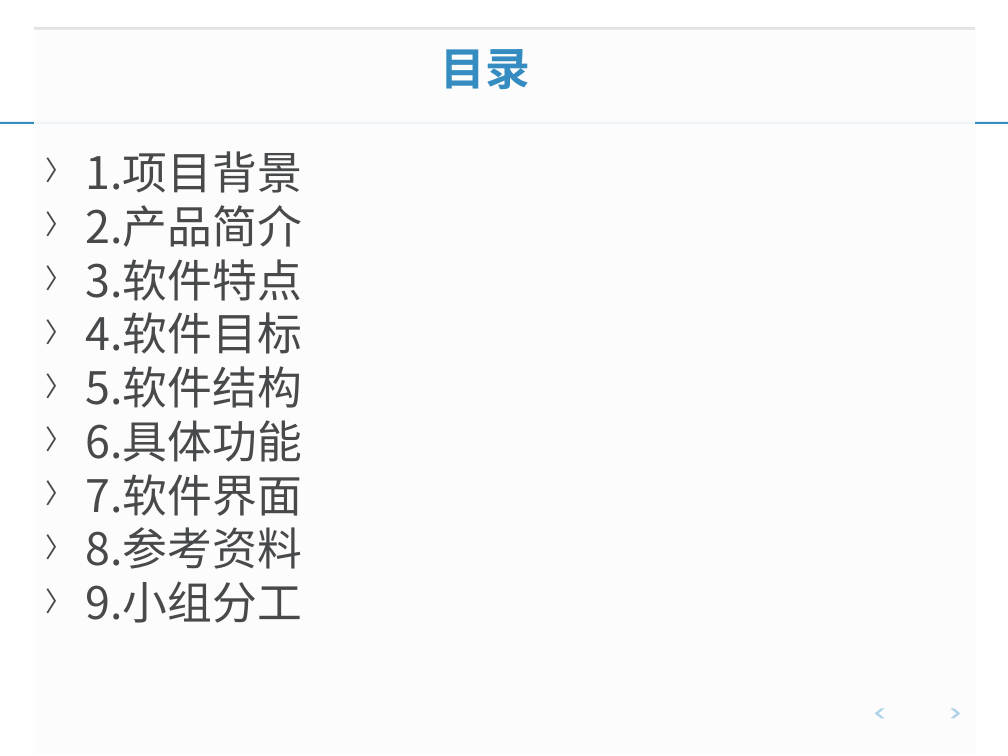
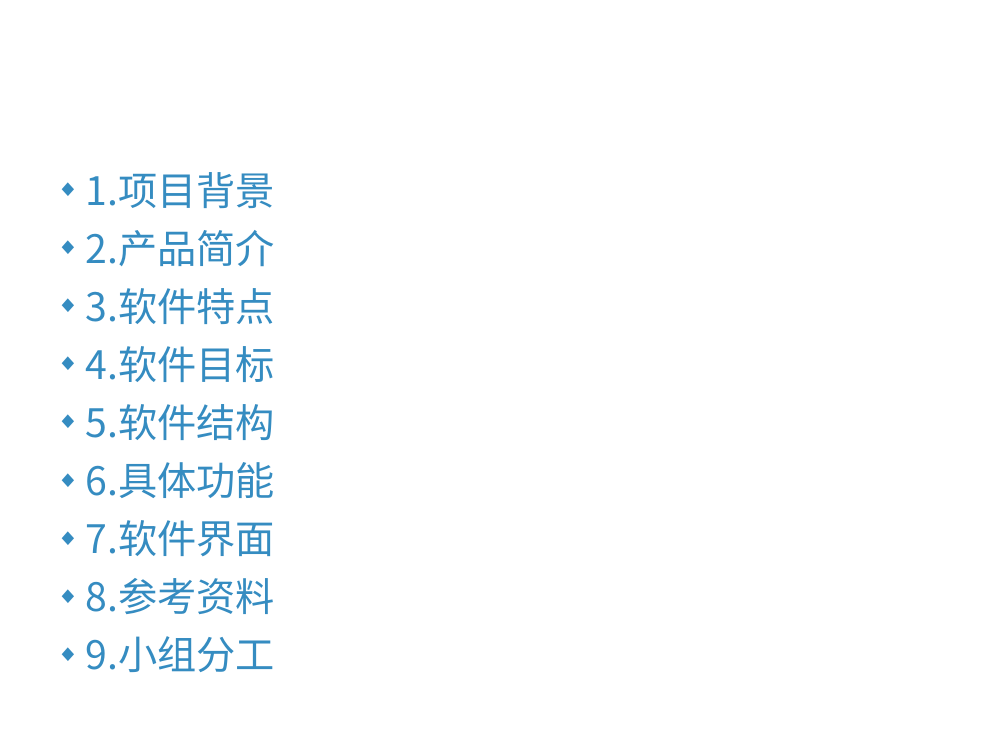
Before and after one commit to tzy502/test, a slide deck: slide 2 of G07项目介绍.ppt. Drawn at 1008x756 pixels with LibreOffice and Linux fonts; fonts in the diff are those of the drawing; background and template pictures are left out. Boxes give left, top, right and bottom in pixels: in the first picture for what was removed or moved away, otherwise in the second. Text is boxed around its words. In the diff, an @@ line names an element or a change of style, - is before the commit and + after.

```diff
--- a/G07项目介绍.ppt
+++ b/G07项目介绍.ppt
@@ title "目录": place and size @@
-title "目录" at (440,49,530,89)
+title "目录" at (93,0,879,82)
@@ title "目录" at (93,0,879,82): font Arial to Noto Sans CJK SC, text colour #358CC1 to #FFFFFF @@
@@ rectangle removed at (34,30,974,756) @@
@@ line removed from (0, 123) to (1008, 123) @@
@@ text "1.项目背景": place and size @@
-text "1.项目背景" at (85,151,302,623)
+text "1.项目背景" at (85,172,274,672)
@@ text "1.项目背景" at (85,172,274,672): size 32 to 28 pt, text colour #47494B to #358CC1; bullet 〉 to ◆; line spacing 1 to 1.1; more space between paragraphs; bullet colour #47494B to #358CC1 @@
@@ freeform shape removed at (875,709,885,719) @@
@@ freeform shape removed at (951,709,961,719) @@
```
Also in this commit, not shown: 21 other slides changed, 1 slide added, 7 slides removed, 6 other files.
